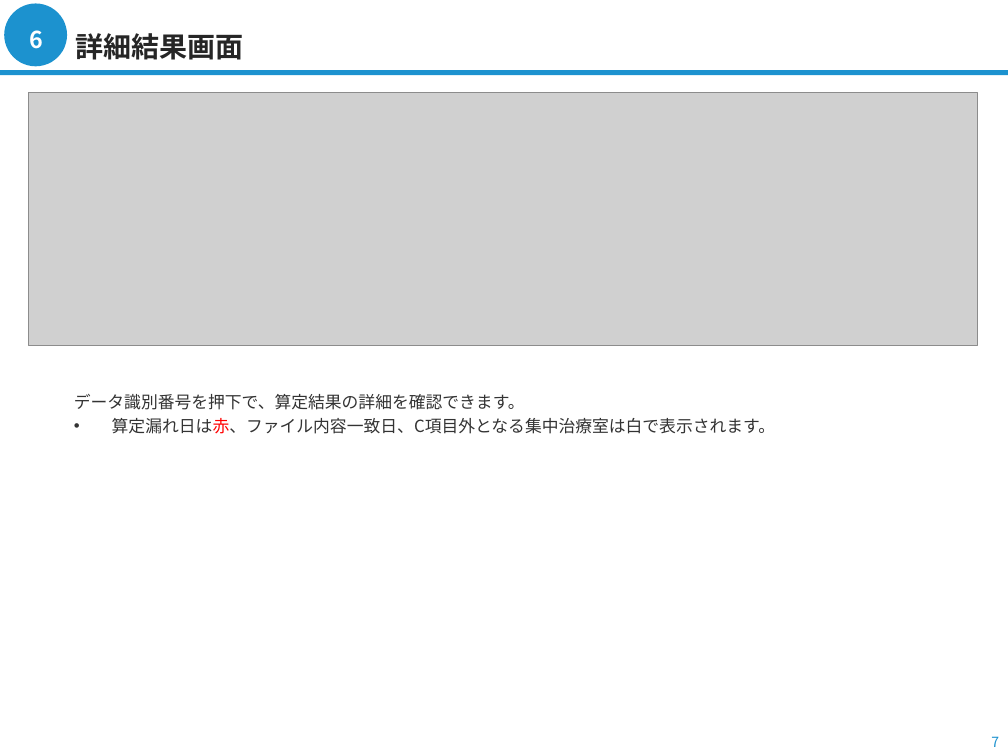
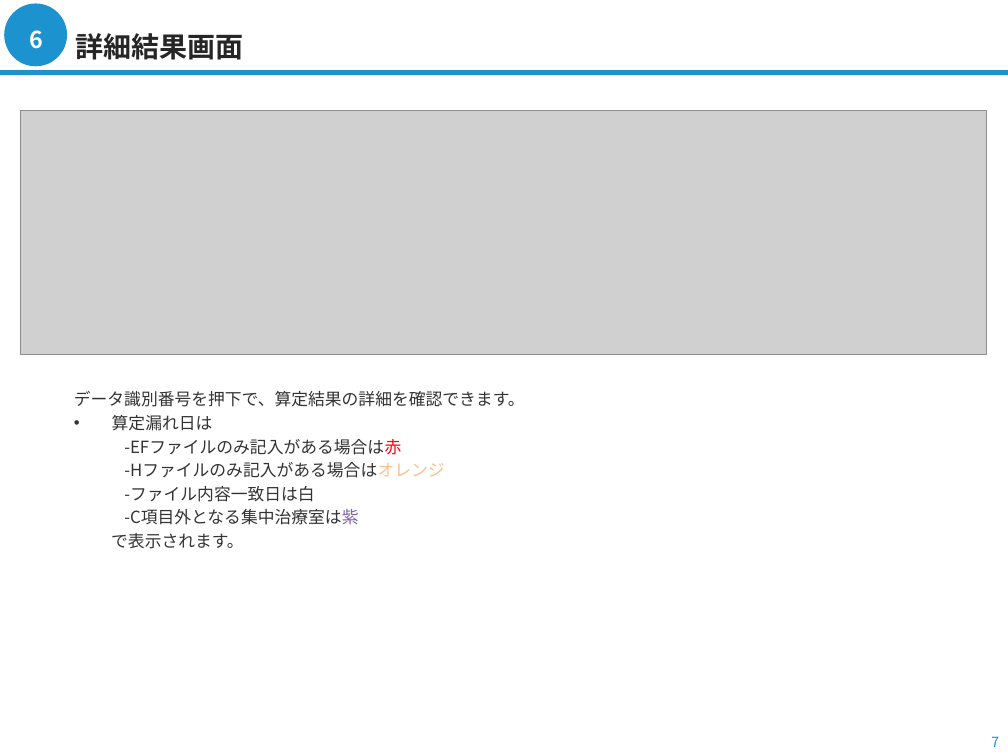
Before and after one commit to argana-tech/nursingneed, a slide deck: slide 7 of docs/画面説明書.pptx. Drawn at 1008x756 pixels with LibreOffice and Linux fonts; fonts in the diff are those of the drawing; grey boxes stand for pictures; background and template pictures are left out. Boxes give left, top, right and bottom in pixels: in the first picture for what was removed or moved away, otherwise in the second. Text is boxed around its words. In the diff, an @@ line names an element or a change of style, - is before the commit and + after.

```diff
--- a/docs/画面説明書.pptx
+++ b/docs/画面説明書.pptx
@@ picture: place and size @@
-picture at [28,93,978,346]
+picture at [20,110,986,354]
@@ text at [111,415,444,549]: text changed @@
-• 算定漏れ日は赤、ファイル内容一致日、C項目外となる集中治療室は白で表示されます。
+• 算定漏れ日は
+-EFファイルのみ記入がある場合は赤
+-Hファイルのみ記入がある場合はオレンジ
+-ファイル内容一致日は白
+-C項目外となる集中治療室は紫
+で表示されます。
```
Also in this commit, not shown: 3 other slides changed, 2 other files.
